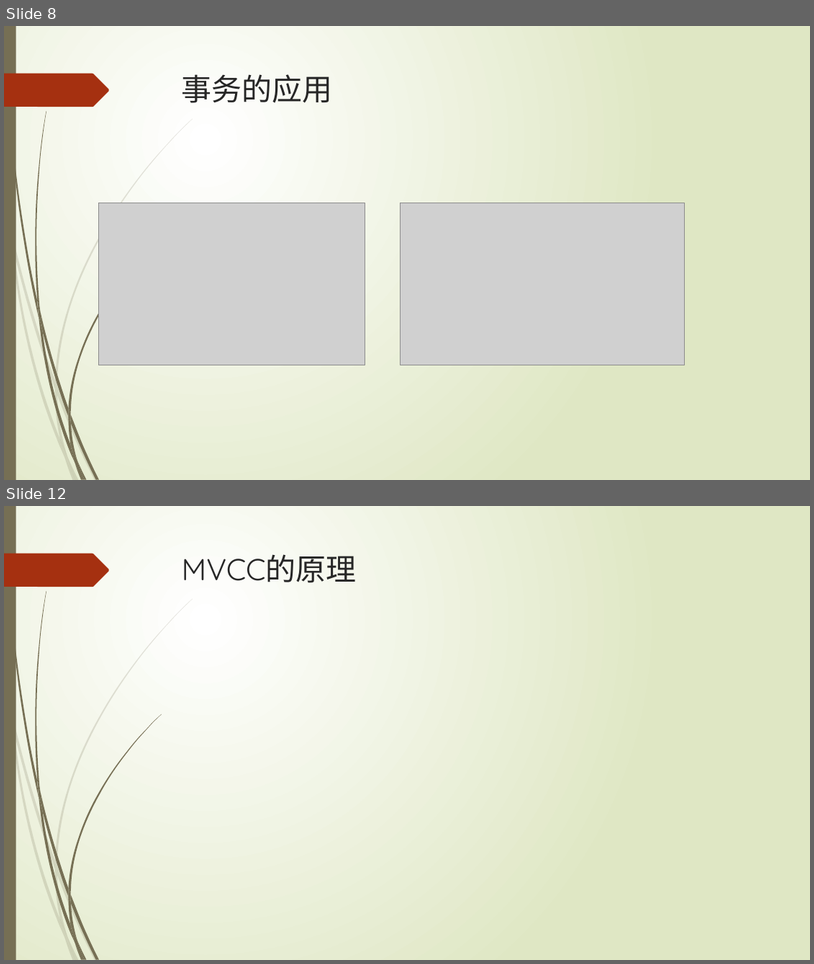
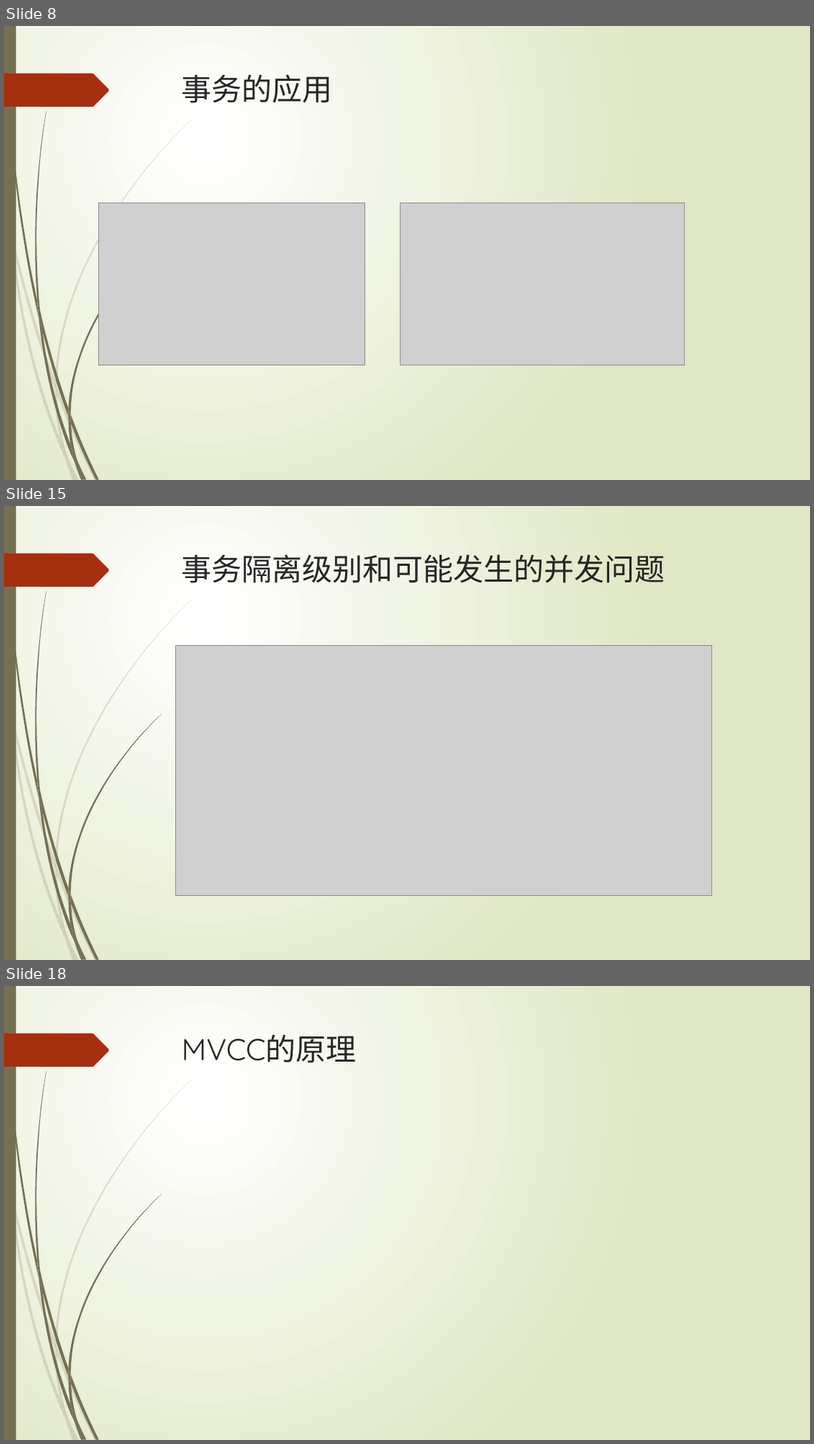
Before and after one commit to TopSpoofer/learning, a slide deck: mysql/mysql的事务实现.pptx. Shown one above the other, each under a label of ours: slides 8 and 12 before the commit, slides 8, 15 and 18 after it; the slides between them are not shown. The pictures are 814x964 and 814x1444 pixels, drawn with LibreOffice and Linux fonts; fonts in the diff are those of the drawing; grey boxes stand for pictures. Boxes give left, top, right and bottom in pixels: in the first picture for what was removed or moved away, otherwise in the second. Text is boxed around its words. In the diff, an @@ line names an element or a change of style, - is before the commit and + after.

Commit message:
完善mysql事务ppt

```diff
--- a/mysql/mysql的事务实现.pptx
+++ b/mysql/mysql的事务实现.pptx
@@ slide 15 added at <box>4,506,810,960</box>, background gradient #FFFFFF to #DFE8C4; not listed: 24 template elements that a slide beside it also shows @@
@@ title added at <box>182,554,666,583</box>, 36 pt, text #262626 @@
+事务隔离级别和可能发生的并发问题
@@ picture added at <box>176,646,713,896</box> @@
@@ what was slide 12 is now slide 18 @@
```
Also in this commit, not shown: 3 slides changed, 5 other slides added.
